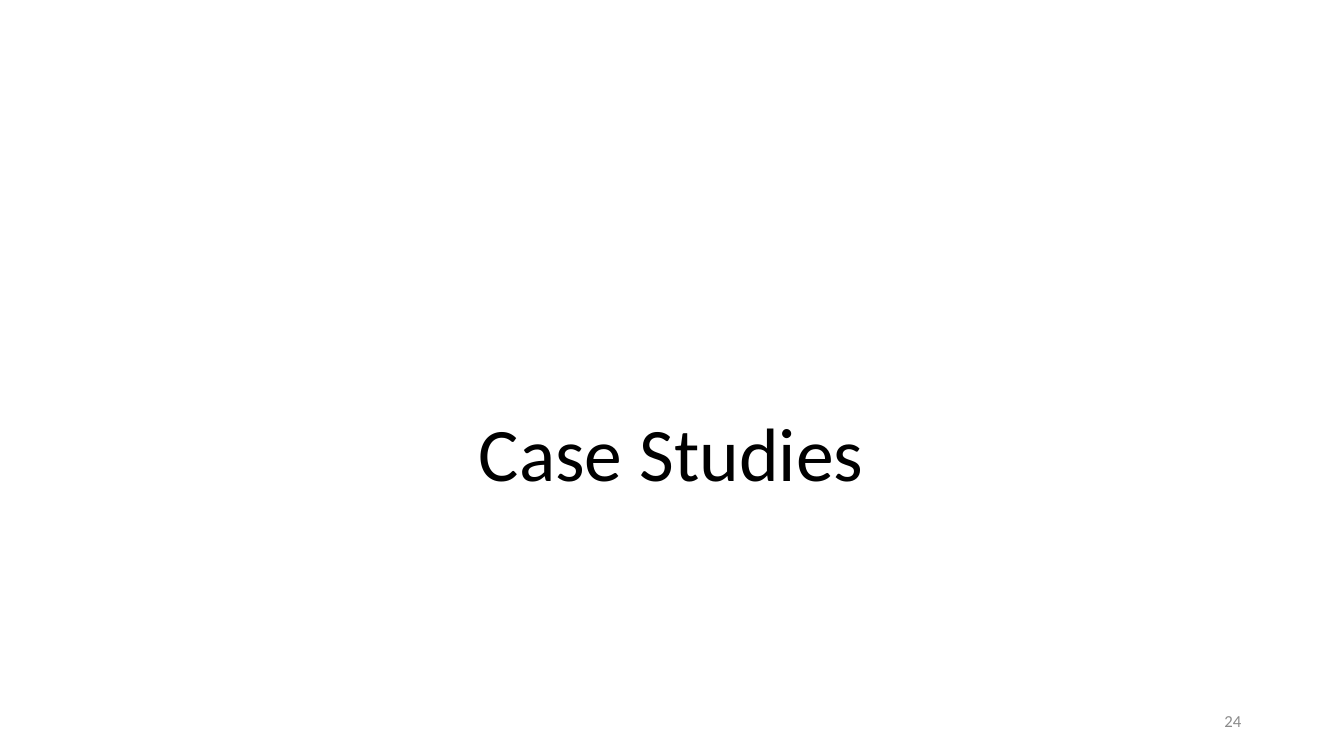
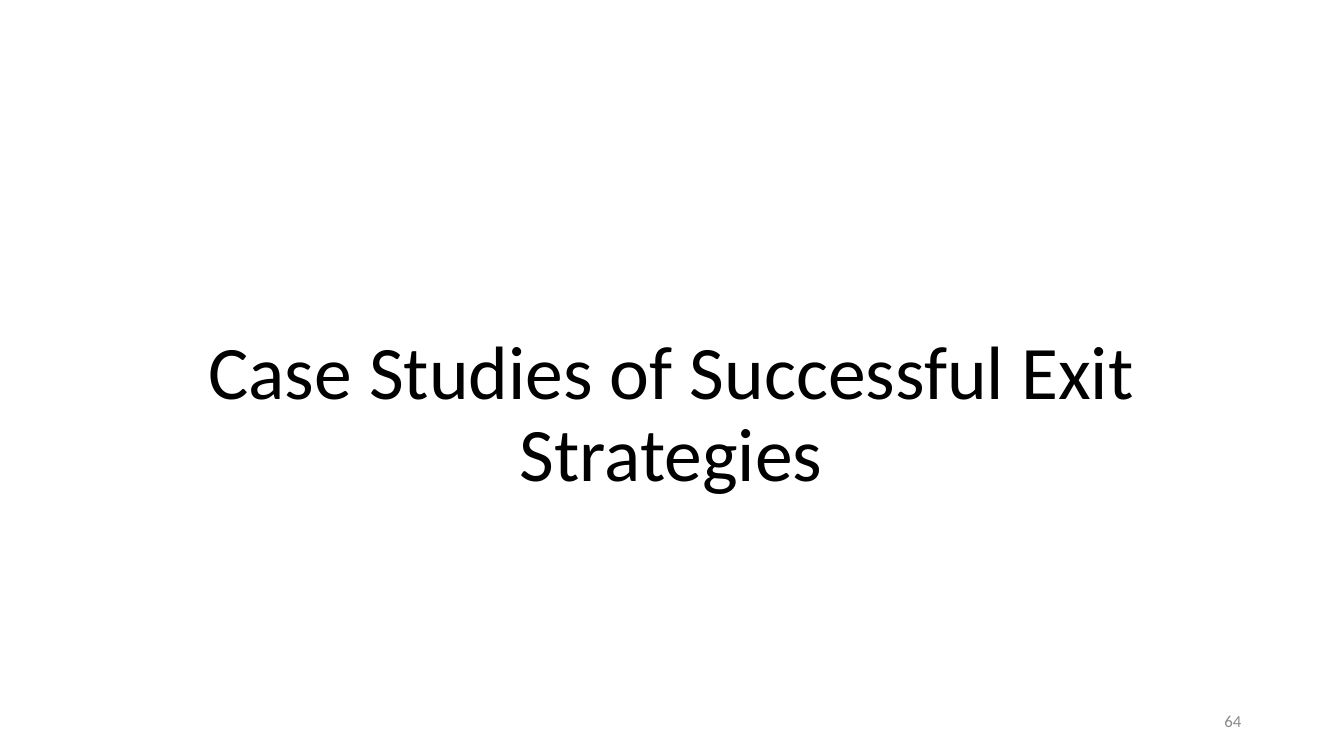
Before and after one commit to malenezi/malenezi, a slide deck: slide 64 of SE495/Lectures/8-Exit Strategies/Exit Strategies.pptx (slide 24 before the commit). Drawn at 1344x756 pixels with LibreOffice and Linux fonts; fonts in the diff are those of the drawing. Boxes give left, top, right and bottom in pixels: in the first picture for what was removed or moved away, otherwise in the second. Text is boxed around its words. In the diff, an @@ line names an element or a change of style, - is before the commit and + after.

```diff
--- a/SE495/Lectures/8-Exit Strategies/Exit Strategies.pptx
+++ b/SE495/Lectures/8-Exit Strategies/Exit Strategies.pptx
@@ title at bbox=[208, 346, 1133, 494]: text changed @@
-Case Studies
+Case Studies of Successful Exit Strategies
@@ page number at bbox=[1224, 716, 1241, 727]: text changed @@
-24
+64
```
Also in this commit, not shown: 2 other slides changed, 40 slides added, 5 other files.
